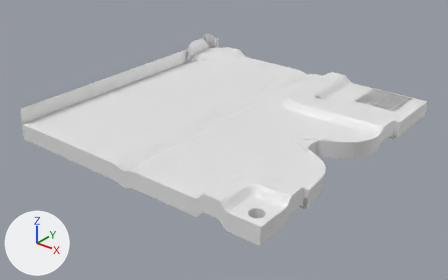
An edit to the FBX model Assets/Models/metalPlate/metalPlate_no_holes.fbx, drawn before and after from the same camera.
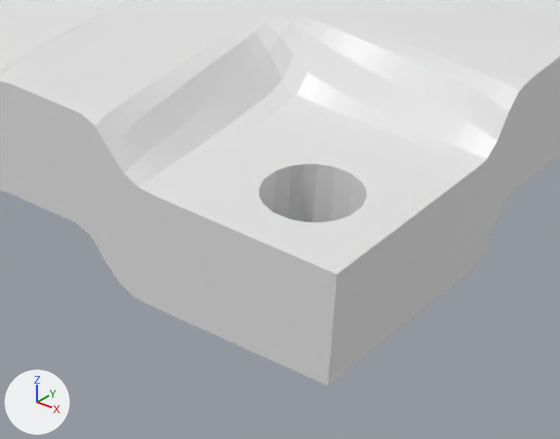
The first picture shows the older version from a camera (50 mm lens) standing at (2.41, -3.04, 1.77) and looking at (0.06, -0.1, -0.06). The close-ups show both versions on the part from 46% to 67% of the width and 64% to 91% of the height of that picture; other places that the commit changed are outside them. Arrows for +X, +Y and +Z are at lower left; the lights stay in place. Where no turn or scale is listed for an object, it has been applied to the vertices.
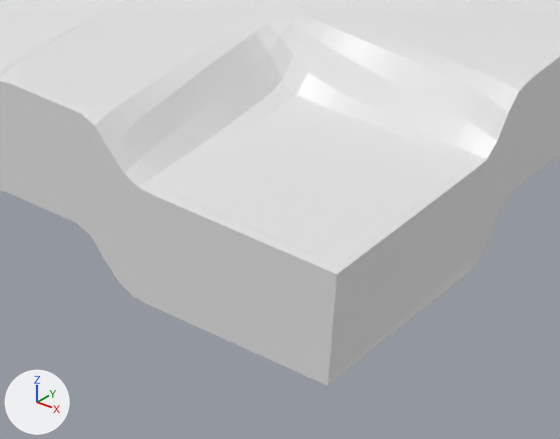
What the commit changed:
me_plane has 17340 vertices, 17045 faces and spans x -0.93..1.01, y -1.01..1.0, z -0.02..0.28.
me_plane is used by ob_plane; location (0.0, 0.0, 0.0).
me_plane part 1: a new loose piece, a box spanning x 0.8..1.0, y -0.99..-0.79, z 0.0..0.11, in mat_material_001 (white #e7e7e7).

Pixel boxes (x1, y1, x2, y2) of what changed, in the close-ups (560 x 439 px):
part 1 of me_plane, added
    after: (159, 102, 474, 378)
